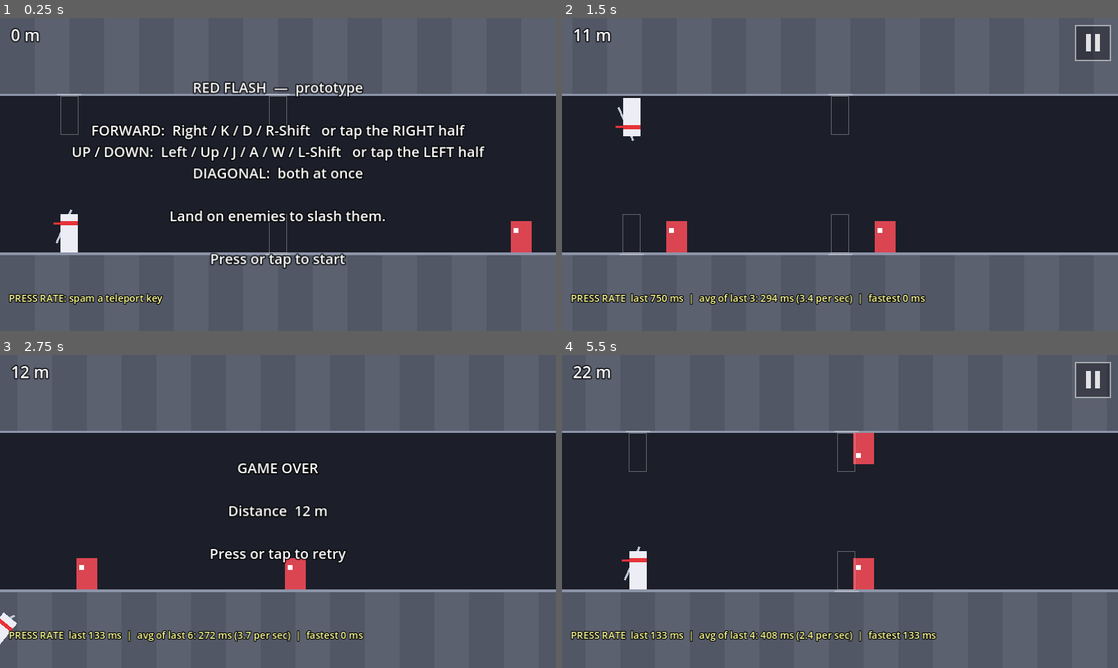
Above: before the commit, frames 1-4 (two rows, left to right).
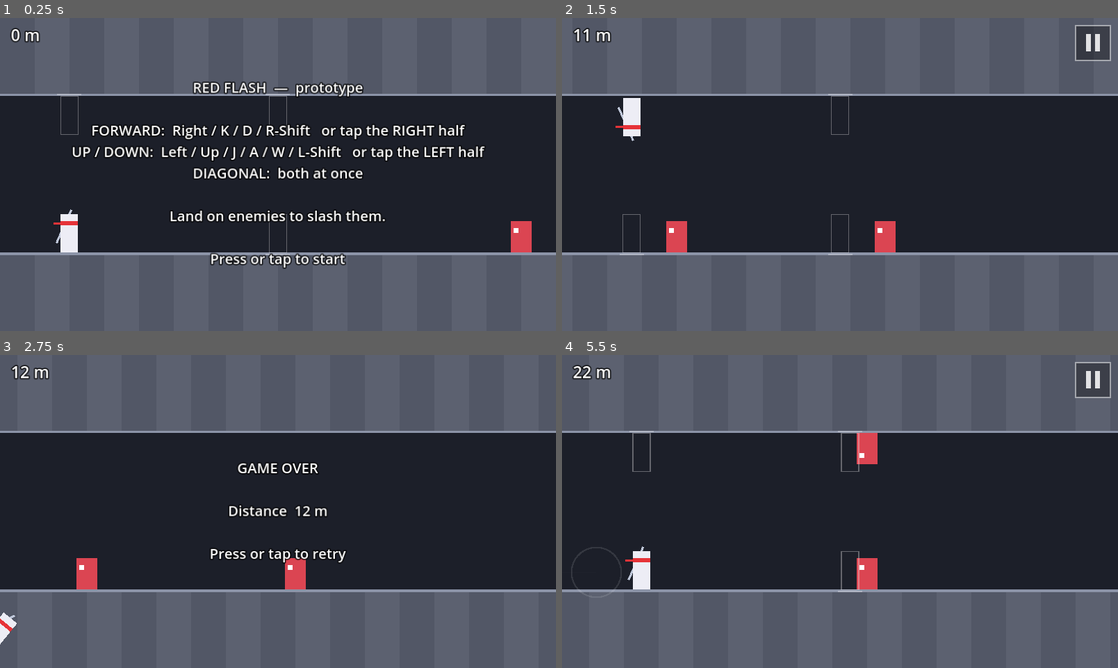
Above: after the commit, the same moments.

Repository: fredsbreads/game-off
Game: Godot game, scene res://scenes/main.tscn
Same seed, same stepped clock (60 frames per second), same inputs: the game is played once before the commit and once after it.
Inputs (mouse positions are in pixels of both pictures, inside the frame that each line leads up to):
- Up to frame 1 (0.25 s): no input
- Up to frame 2 (1.5 s): tap Enter at 0.5 s; move the mouse to (962, 158) at 0.52 s; hold K (tp_forward) 0.53-1.28 s; hold J (tp_vertical) 0.53-1.28 s; click (962, 158) at 0.67 s; move the mouse to (728, 190) at 1.27 s; tap Shift at 1.35 s; click (728, 190) at 1.42 s
- Up to frame 3 (2.75 s): move the mouse to (333, 442) at 2.02 s; hold K (tp_forward) from 2.03 s (still down); hold J (tp_vertical) from 2.03 s (still down); click (333, 442) at 2.17 s
- Up to frame 4 (5.5 s): tap Enter at 2.75, 3.5, 4.25 s; move the mouse to (812, 574) at 2.77 s; release J (tp_vertical) at 2.78 s; tap Shift at 2.85, 4.35 s; click (812, 574) at 2.92 s; move the mouse to (1006, 558) at 3.52 s; release K (tp_forward) at 3.53 s; hold J (tp_vertical) 3.53-4.28 s; click (1006, 558) at 3.67 s; tap P (pause) at 4.15 s; move the mouse to (673, 464) at 4.27 s; click (673, 464) at 4.42 s; move the mouse to (867, 511) at 5.02 s; hold J (tp_vertical) from 5.03 s (still down); click (867, 511) at 5.17 s

The runs differ from the first frame. In frame 1, 0.6% of the frame differs, in the area x 1-30%, y 88-92%; in frame 2, 1.3%; in frame 3, 1.3%; in frame 4, 2.1%, in the area x 1-68%, y 24-92%.

Commit message:
0.16 s teleport cooldown (10 frames); early presses wait instead of being dropped; remove press-rate log

Diff:
--- a/scripts/chunk_solver.gd
+++ b/scripts/chunk_solver.gd
@@ -98,7 +98,7 @@
 				killed = true
 		if killed:
 			return [snap_to, row, 0, mask]   # land exactly on it; no running this frame
-		cooldown = Rules.cooldown_frames(speed)
+		cooldown = Rules.cooldown_frames()
 
 	x += speed / Rules.PHYSICS_FPS
 	for i in enemies.size():
--- a/scripts/main.gd
+++ b/scripts/main.gd
@@ -31,8 +31,6 @@
 # Phone browsers send a fake mouse click after a finger lifts; ignore mouse
 # clicks this soon after any touch so a tap never counts twice.
 const MOUSE_AFTER_TOUCH_IGNORE_MS := 1000
-# TEMPORARY: on-screen + Output-panel log of how fast you press (cooldown tuning).
-const PRESS_RATE_LOG := true
 const DEATH_ANIM_TIME := 0.7
 const RETRY_DELAY := 0.5
 const SAVE_PATH := "user://save.cfg"
@@ -58,7 +56,6 @@
 var _pending_vertical := false
 var _pending_frames := 0
 var _last_touch_msec := -100000
-var _press_log: PressRateLog = null
 # Which Shift keys are down, by location (see _shift_press_is_fresh).
 var _shift_held := {}
 var _hitstop := 0.0
@@ -75,9 +72,6 @@
 	for node in [level, fx, cam, freeze_effect, $EnemyLayer, $PlayerLayer]:
 		node.process_mode = Node.PROCESS_MODE_PAUSABLE
 	hud.process_mode = Node.PROCESS_MODE_ALWAYS
-	if PRESS_RATE_LOG:
-		_press_log = PressRateLog.new()
-		add_child(_press_log)
 	if not OS.get_cmdline_user_args().is_empty():
 		debug = DebugTools.new()
 		debug.main = self
@@ -122,8 +116,6 @@
 	var button := _button_from_event(event)
 	if button == Rules.Move.NONE:
 		return
-	if _press_log:
-		_press_log.record("forward" if button == Rules.Move.FORWARD else "vertical")
 	get_viewport().set_input_as_handled()
 	match state:
 		State.READY:
@@ -255,7 +247,9 @@
 
 ## The move to make this frame from the buttons pressed, waiting a few
 ## frames after a single press in case the other button follows (diagonal).
-func _take_pending_move() -> int:
+## The diagonal window keeps counting down during the cooldown, so a press
+## that waited out the cooldown fires the moment it ends (can_fire).
+func _take_pending_move(can_fire: bool) -> int:
 	if not _pending_forward and not _pending_vertical:
 		return Rules.Move.NONE
 	var move := Rules.Move.NONE
@@ -265,6 +259,8 @@
 		move = Rules.Move.FORWARD if _pending_forward else Rules.Move.VERTICAL
 	else:
 		_pending_frames -= 1
+		return Rules.Move.NONE
+	if not can_fire:
 		return Rules.Move.NONE
 	_clear_pending()
 	return move
@@ -310,7 +306,13 @@
 
 
 func _step() -> void:
-	var move := debug.think() if debug and debug.bot else _take_pending_move()
+	# A press during the cooldown waits (stays pending) and fires as soon as
+	# the cooldown ends, so mashing is rate-limited, never swallowed.
+	var move := Rules.Move.NONE
+	if debug and debug.bot:
+		move = debug.think()
+	else:
+		move = _take_pending_move(player.cooldown == 0)
 
 	# 1. teleport (ignored while on cooldown)
 	if move != Rules.Move.NONE and player.cooldown == 0:
@@ -358,7 +360,7 @@
 	fx.teleport_trail(from, to)
 
 	if hit.is_empty():
-		player.cooldown = Rules.cooldown_frames(Rules.RUN_SPEED)
+		player.cooldown = Rules.cooldown_frames()
 		fx.landing_ring(to)
 	else:
 		player.cooldown = 0
--- a/scripts/press_rate_log.gd
+++ /dev/null
@@ -1,61 +0,0 @@
-class_name PressRateLog
-extends CanvasLayer
-## TEMPORARY tool for tuning the cooldown: measures how fast you can press.
-## Every teleport press (key or tap) is timed against the previous one.
-##   - bottom-left of the screen: last gap, average of the last 10, fastest
-##   - Godot's Output panel: one line per press, to copy and share
-## Turn off with ENABLED in main.gd (PRESS_RATE_LOG), or delete this file.
-
-const WINDOW := 10              # average over this many most recent gaps
-const IGNORE_GAP_MS := 1000.0   # longer pauses aren't "spamming"; not counted
-
-var _last_usec := 0
-var _gaps: Array[float] = []
-var _fastest := INF
-var _count := 0
-var _label: Label
-
-
-func _ready() -> void:
-	layer = 20
-	_label = Label.new()
-	_label.mouse_filter = Control.MOUSE_FILTER_IGNORE
-	_label.add_theme_font_size_override("font_size", 18)
-	_label.add_theme_constant_override("outline_size", 6)
-	_label.add_theme_color_override("font_outline_color", Color.BLACK)
-	_label.add_theme_color_override("font_color", Color(1, 1, 0.6))
-	_label.set_anchors_and_offsets_preset(Control.PRESET_BOTTOM_LEFT)
-	_label.position = Vector2(16, -70)
-	_label.grow_vertical = Control.GROW_DIRECTION_BEGIN
-	add_child(_label)
-	_refresh()
-	print("PRESS RATE LOG on: spam a teleport key, then copy these lines.")
-
-
-func record(button_name: String) -> void:
-	var now := Time.get_ticks_usec()
-	_count += 1
-	if _last_usec == 0:
-		print("PRESS #%d %s (first)" % [_count, button_name])
-	else:
-		var gap := (now - _last_usec) / 1000.0
-		if gap <= IGNORE_GAP_MS:
-			_gaps.append(gap)
-			if _gaps.size() > WINDOW:
-				_gaps.pop_front()
-			_fastest = minf(_fastest, gap)
-		print("PRESS #%d %s  +%.0f ms" % [_count, button_name, gap])
-	_last_usec = now
-	_refresh()
-
-
-func _refresh() -> void:
-	if _gaps.is_empty():
-		_label.text = "PRESS RATE: spam a teleport key"
-		return
-	var total := 0.0
-	for g in _gaps:
-		total += g
-	var avg := total / _gaps.size()
-	_label.text = "PRESS RATE  last %.0f ms  |  avg of last %d: %.0f ms (%.1f per sec)  |  fastest %.0f ms" % [
-		_gaps.back(), _gaps.size(), avg, 1000.0 / avg, _fastest]
--- a/scripts/rules.gd
+++ b/scripts/rules.gd
@@ -20,10 +20,10 @@
 const FORWARD := 6.0             # tiles
 enum Move { NONE, FORWARD, VERTICAL, DIAGONAL }
 
-# Distance (tiles) you run before you can teleport again, shared by every
-# teleport. 0 = no cooldown: teleport as often as you like.
-# A kill always resets it.
-const COOLDOWN_TILES := 0.0
+# Time before you can teleport again, shared by every teleport. Just enough
+# to stop absurdly fast spamming. A kill always resets it.
+# Counted in whole frames: 0.16 s rounds up to 10 frames (~0.167 s).
+const COOLDOWN_SECONDS := 0.16
 
 # Landing within this many tiles of an enemy's centre kills it.
 const KILL_RADIUS := 0.8
@@ -40,8 +40,8 @@
 enum Tile { GROUND, SPIKES }
 
 
-static func cooldown_frames(speed: float) -> int:
-	return ceili(COOLDOWN_TILES / speed * PHYSICS_FPS)
+static func cooldown_frames() -> int:
+	return ceili(COOLDOWN_SECONDS * PHYSICS_FPS)
 
 
 static func move_dx(move: int) -> float:
--- a/tools/validate_patterns.gd
+++ b/tools/validate_patterns.gd
@@ -23,7 +23,7 @@
 				var length: float = enemies.back().x + Patterns.BREAK
 				var all_killed := (1 << enemies.size()) - 1
 				# Arrive in the worse case: the row the entry ISN'T in.
-				var start := [0.0, 1 - entry_row, Rules.cooldown_frames(Rules.RUN_SPEED)]
+				var start := [0.0, 1 - entry_row, Rules.cooldown_frames()]
 				var result := ChunkSolver.search(enemies, start, length, length, Rules.RUN_SPEED, 3000, all_killed)
 				if not result["ok"]:
 					problems.append("can't chain every enemy (entry on %s)" % ("floor" if entry_row == Rules.Row.FLOOR else "ceiling"))
